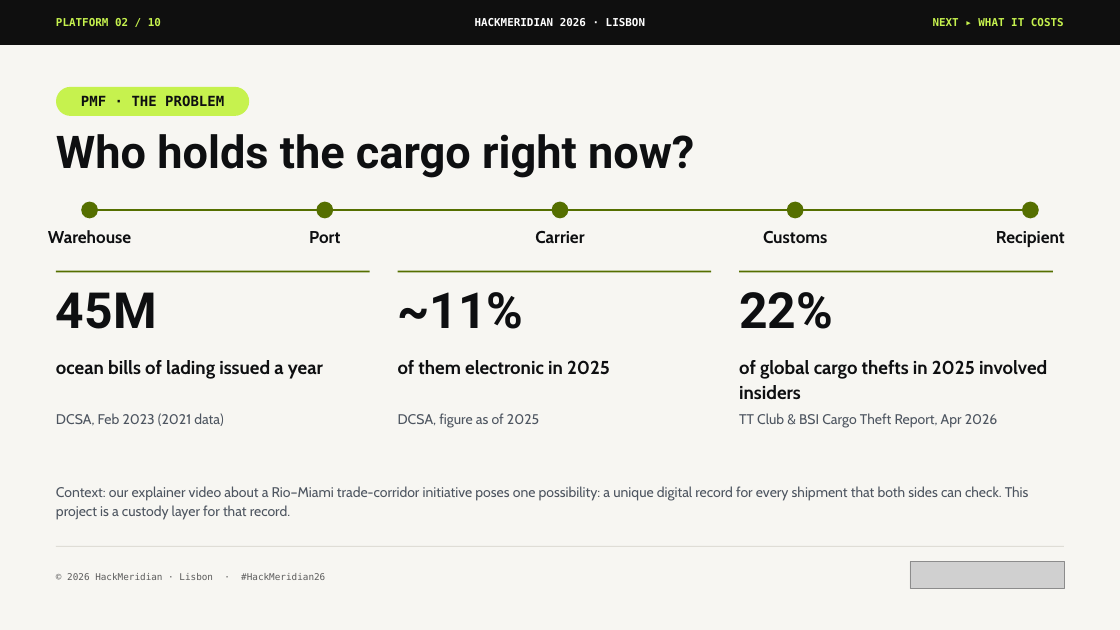
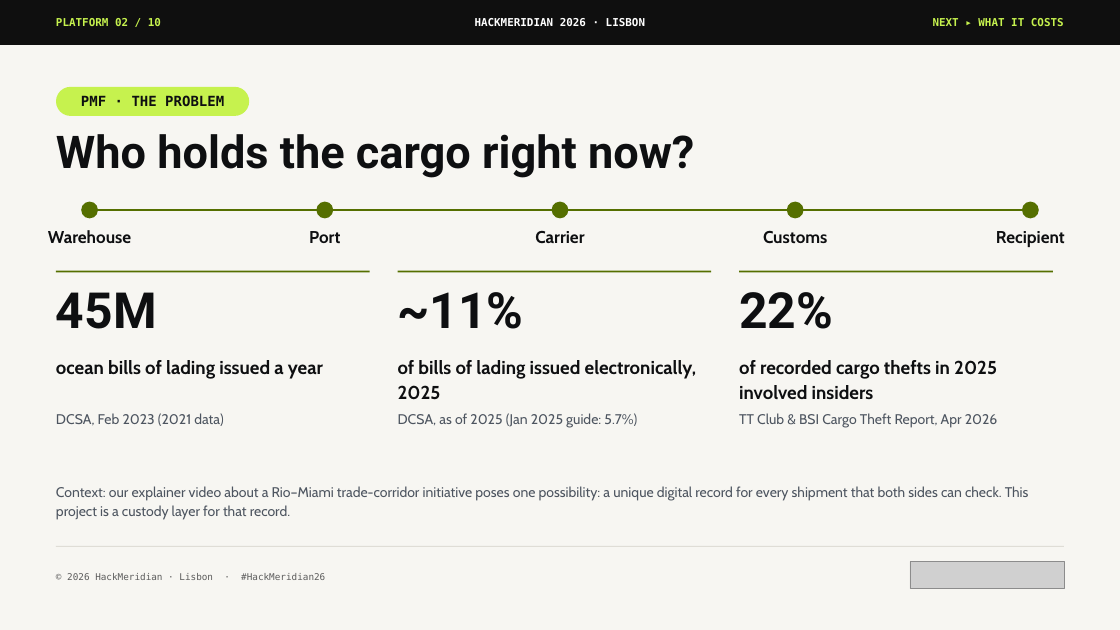
Before and after one commit to pwsaragossy/hackmeridian-cos, a slide deck: slide 2 of projects/hackmeridian-rail/deck/radox-custody-rail.pptx. Drawn at 1120x630 pixels with LibreOffice and Linux fonts; fonts in the diff are those of the drawing; grey boxes stand for pictures. Boxes give left, top, right and bottom in pixels: in the first picture for what was removed or moved away, otherwise in the second. Text is boxed around its words. In the diff, an @@ line names an element or a change of style, - is before the commit and + after.

```diff
--- a/projects/hackmeridian-rail/deck/radox-custody-rail.pptx
+++ b/projects/hackmeridian-rail/deck/radox-custody-rail.pptx
@@ text at box(398, 360, 697, 400): text changed @@
-of them electronic in 2025
+of bills of lading issued electronically, 2025
@@ text at box(739, 360, 997, 399): text changed @@
-of global cargo thefts in 2025 involved insiders
+of recorded cargo thefts in 2025 involved insiders
@@ text at box(398, 413, 637, 428): text changed @@
-DCSA, figure as of 2025
+DCSA, as of 2025 (Jan 2025 guide: 5.7%)
```
Also in this commit, not shown: 1 other slide changed, 3 other files.
